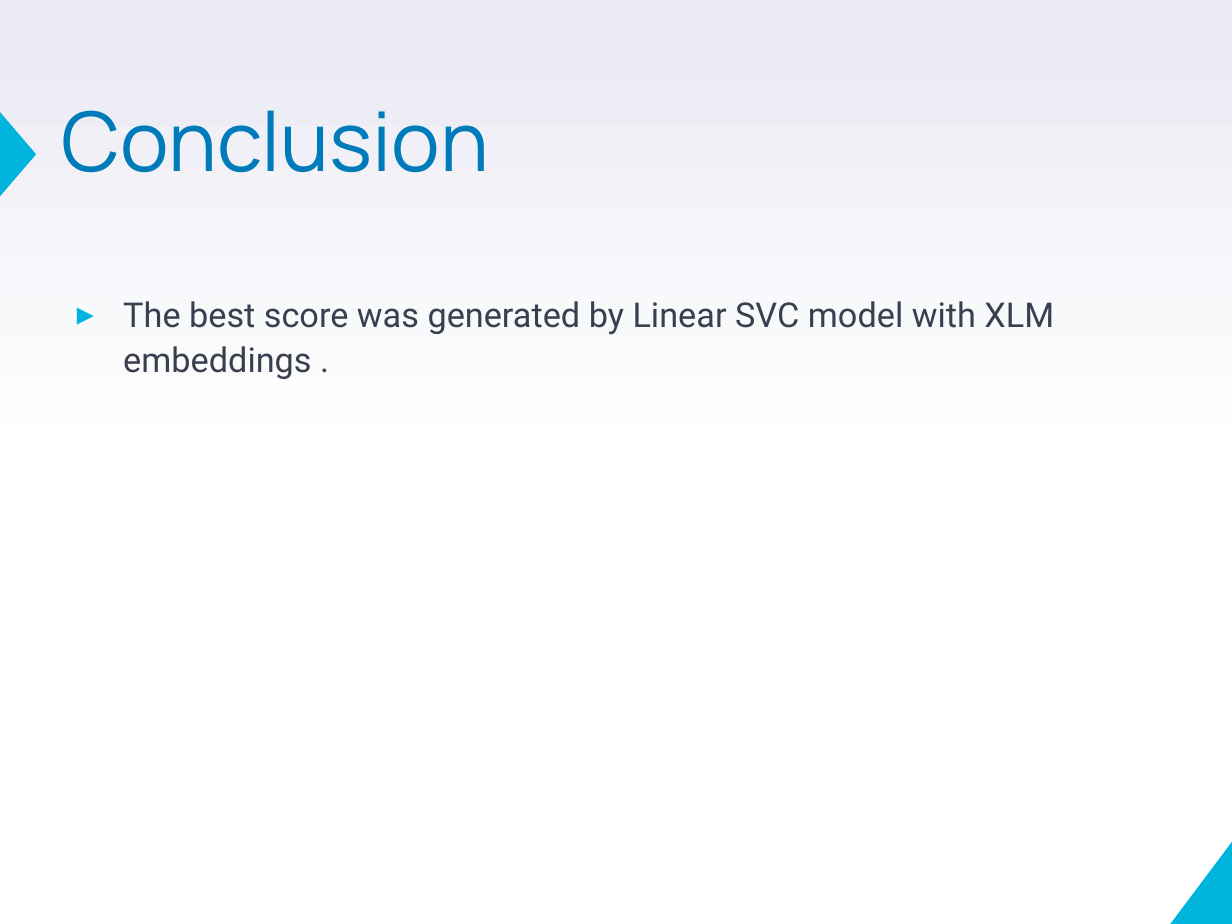
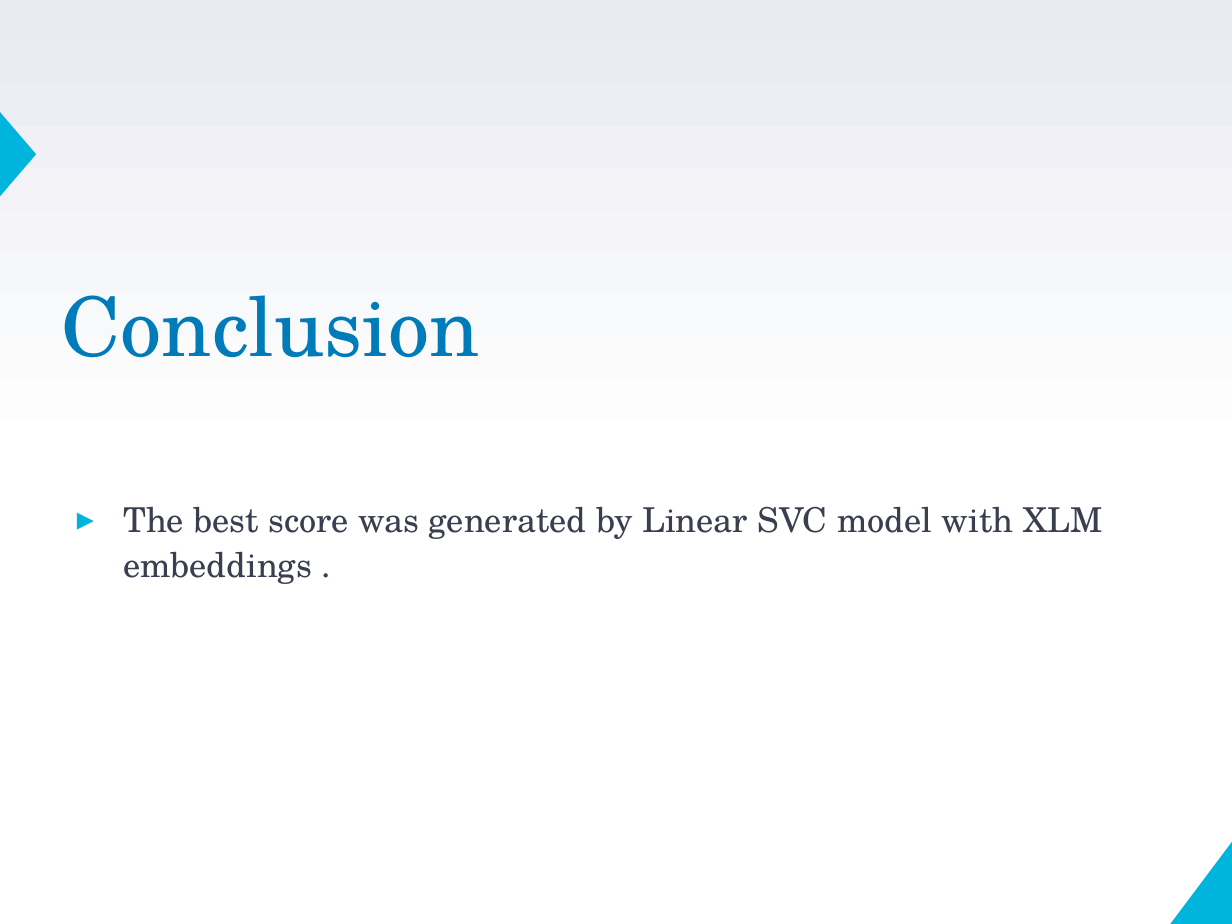
Before and after one commit to VarunBohara/Mini-Project-Documents, a slide deck: slide 10 of Review4_ppt.pptm. Drawn at 1232x924 pixels with LibreOffice and Linux fonts; fonts in the diff are those of the drawing. Boxes give left, top, right and bottom in pixels: in the first picture for what was removed or moved away, otherwise in the second. Text is boxed around its words. In the diff, an @@ line names an element or a change of style, - is before the commit and + after.

```diff
--- a/Review4_ppt.pptm
+++ b/Review4_ppt.pptm
@@ title "Conclusion" moved from (x1=62, y1=110, x2=489, y2=173) to (x1=62, y1=295, x2=480, y2=358) @@
@@ title "Conclusion" at (x1=62, y1=295, x2=480, y2=358): font Manrope to TeX Gyre Schola @@
@@ text "The best score was generated ..." moved from (x1=123, y1=301, x2=1054, y2=379) to (x1=123, y1=506, x2=1102, y2=584) @@
@@ text "The best score was generated ..." at (x1=123, y1=506, x2=1102, y2=584): font Roboto to TeX Gyre Schola @@
```
Also in this commit, not shown: 3 other slides changed.
